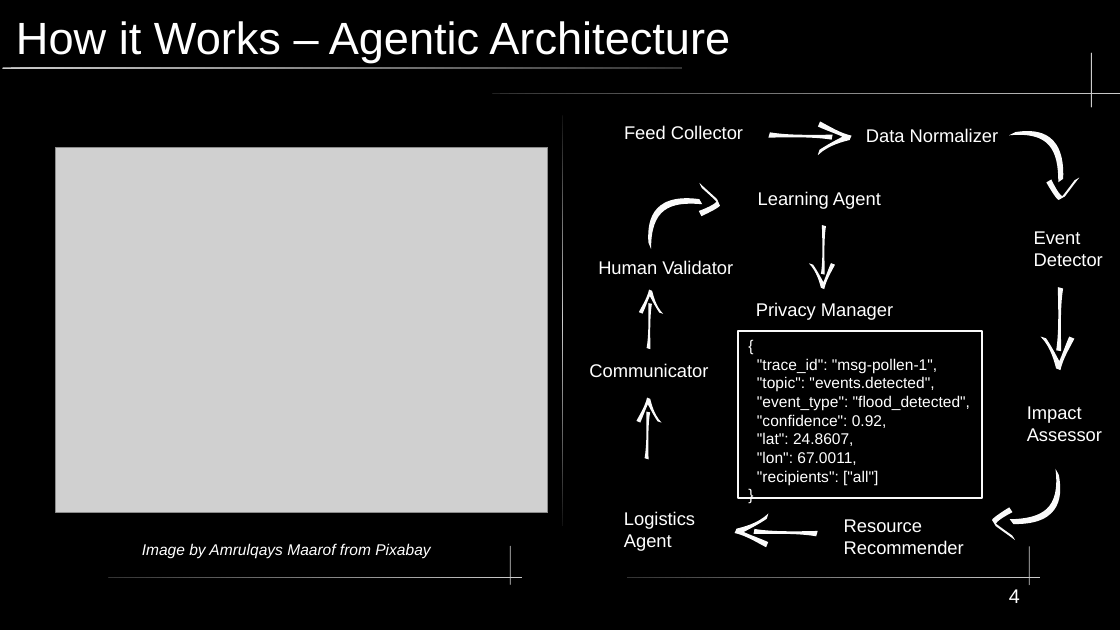
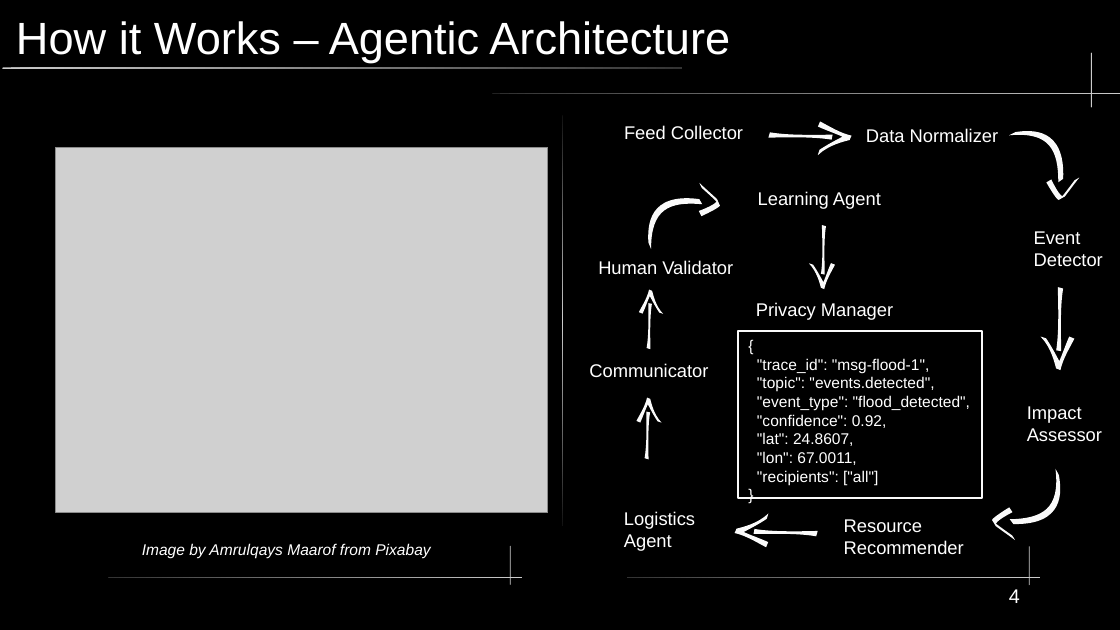
Before and after one commit to SMAshhar/CrewAiChallenge-Smart-Urban-Community-Resilience, a slide deck: slide 4 of Smart Urban Community Resilience.odp. Drawn at 1120x630 pixels with LibreOffice and Linux fonts; fonts in the diff are those of the drawing; grey boxes stand for pictures. Boxes give left, top, right and bottom in pixels: in the first picture for what was removed or moved away, otherwise in the second. Text is boxed around its words. In the diff, an @@ line names an element or a change of style, - is before the commit and + after.

Commit message:
presentation updated

```diff
--- a/Smart Urban Community Resilience.odp
+++ b/Smart Urban Community Resilience.odp
@@ text in rectangle at bbox=[757, 358, 929, 373]: text changed @@
-"trace_id": "msg-pollen-1",
+"trace_id": "msg-flood-1",
```
Also in this commit, not shown: 1 other file.
